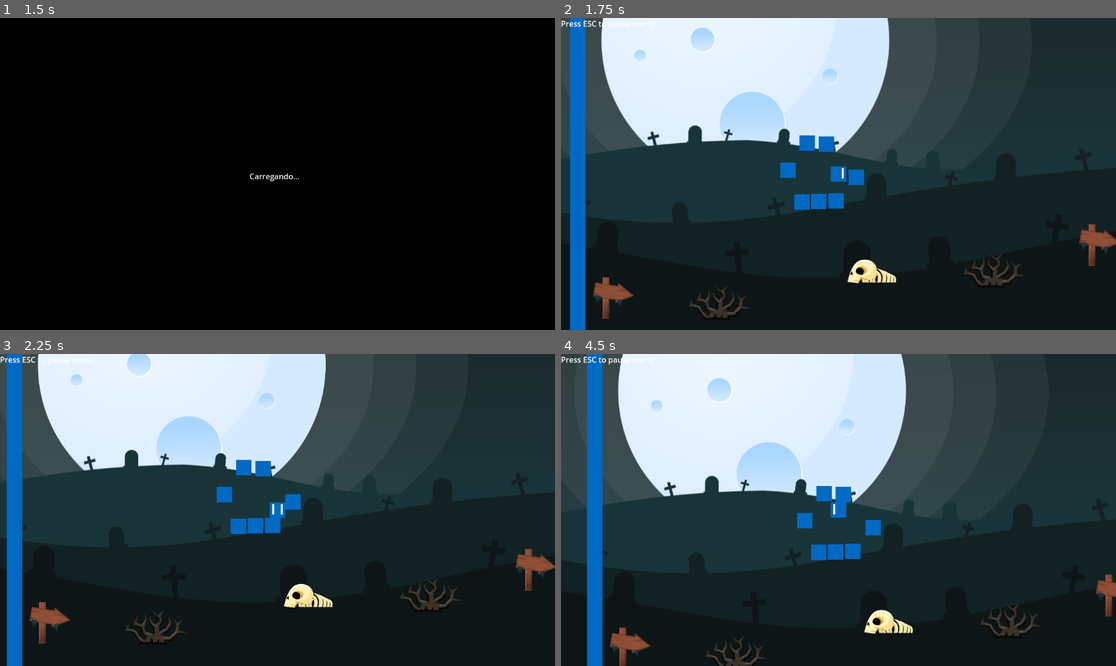
Above: before the commit, frames 1-4 (two rows, left to right).
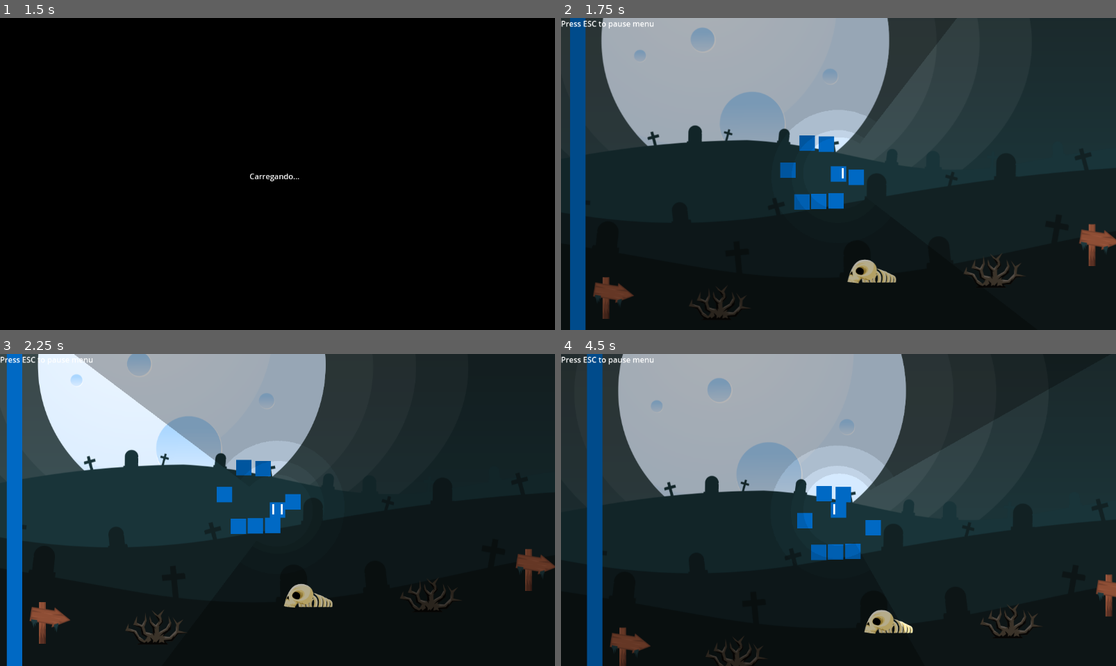
Above: after the commit, the same moments.

Repository: gsmereka/42-Game-Jam
Game: Godot game, scene res://Scenes/UI/Menu/menu.tscn
The game is run twice, just before and just after one commit, with the same random seed, the same clock (stepped at 60 frames per second) and the same inputs.
Inputs (mouse positions are in pixels of both pictures, inside the frame that each line leads up to):
- Up to frame 1 (1.5 s): click "Iniciar" at 0.5 s; tap Enter at 1.25 s; move the mouse to (399, 158) at 1.27 s; hold Right (ui_right) from 1.28 s (still down)
- Up to frame 2 (1.75 s): keep holding Right (ui_right)
- Up to frame 3 (2.25 s): move the mouse to (166, 525) at 2.02 s; release Right (ui_right) at 2.03 s; hold Down (ui_down) from 2.03 s (still down)
- Up to frame 4 (4.5 s): tap Space at 2.75, 4.25 s; move the mouse to (894, 441) at 2.77 s; release Down (ui_down) at 2.78 s; hold Right (ui_right) 2.78-3.53 s; tap Enter at 3.5 s; move the mouse to (810, 572) at 3.52 s; hold Up (ui_up) 3.53-4.28 s; move the mouse to (1005, 556) at 4.27 s; hold Left (ui_left) from 4.28 s (still down)

Frame 1 is identical in both runs. In frame 2, 23% of the frame differs, in the area x 1-61%, y 0-100%; in frame 3, 12%; in frame 4, 24%, in the area x 4-63%, y 0-100%.

Commit message:
Feat: add fov feature

Diff:
--- /dev/null
+++ b/Scenes/Game/characters/Player/Fov/fov.tscn
@@ -0,0 +1,61 @@
+[gd_scene load_steps=5 format=3 uid="uid://dkxgujoced2xr"]
+
+[ext_resource type="Texture2D" uid="uid://d20b5ximn260m" path="res://Assets/Utils/cw.png" id="1_dkggu"]
+[ext_resource type="Texture2D" uid="uid://c8h1c6jc3gp4x" path="res://Assets/Utils/light.png" id="3_y4uqo"]
+
+[sub_resource type="OccluderPolygon2D" id="OccluderPolygon2D_ipuyi"]
+closed = false
+polygon = PackedVector2Array(0, 0, 1000, 0)
+
+[sub_resource type="OccluderPolygon2D" id="OccluderPolygon2D_67hjq"]
+closed = false
+polygon = PackedVector2Array(0, -5, 0, 5)
+
+[node name="FOV" type="Node2D"]
+
+[node name="small_l" type="PointLight2D" parent="."]
+position = Vector2(-10, 0)
+blend_mode = 2
+range_item_cull_mask = 8
+shadow_enabled = true
+shadow_item_cull_mask = 8
+texture = ExtResource("1_dkggu")
+offset = Vector2(10, 0)
+texture_scale = 0.15
+
+[node name="small_l2" type="PointLight2D" parent="."]
+position = Vector2(-10, 0)
+blend_mode = 2
+range_item_cull_mask = 8
+shadow_enabled = true
+shadow_item_cull_mask = 8
+texture = ExtResource("3_y4uqo")
+offset = Vector2(10, 0)
+texture_scale = 1.5
+
+[node name="big_l" type="PointLight2D" parent="."]
+light_mask = 3
+visibility_layer = 3
+position = Vector2(34, 0)
+blend_mode = 2
+range_item_cull_mask = 8
+shadow_enabled = true
+shadow_item_cull_mask = 8
+texture = ExtResource("1_dkggu")
+texture_scale = 3.0
+
+[node name="left" type="LightOccluder2D" parent="."]
+position = Vector2(0, -5)
+rotation = -0.785398
+occluder = SubResource("OccluderPolygon2D_ipuyi")
+occluder_light_mask = 8
+
+[node name="right" type="LightOccluder2D" parent="."]
+position = Vector2(0, 5)
+rotation = 0.785398
+occluder = SubResource("OccluderPolygon2D_ipuyi")
+occluder_light_mask = 8
+
+[node name="LightOccluder2D" type="LightOccluder2D" parent="."]
+occluder = SubResource("OccluderPolygon2D_67hjq")
+occluder_light_mask = 8
--- a/Scenes/Game/characters/Player/player.tscn
+++ b/Scenes/Game/characters/Player/player.tscn
@@ -1,12 +1,26 @@
-[gd_scene load_steps=6 format=3 uid="uid://bffcrsi3nfqqb"]
+[gd_scene load_steps=11 format=3 uid="uid://bffcrsi3nfqqb"]
 
 [ext_resource type="Script" uid="uid://bpgw1tdp35qy7" path="res://Scenes/Game/characters/Player/player.gd" id="1_hpoch"]
 [ext_resource type="Texture2D" uid="uid://x4gj4jhbggwf" path="res://Assets/player/side.png" id="1_yu1hh"]
 [ext_resource type="PackedScene" uid="uid://c1diffaf2650k" path="res://Scenes/StateMachine/state_manager.tscn" id="3_42rbx"]
 [ext_resource type="Script" uid="uid://cr2u3xjfuoink" path="res://Scenes/Game/characters/state_move.gd" id="4_awq5b"]
+[ext_resource type="Texture2D" uid="uid://d20b5ximn260m" path="res://Assets/Utils/cw.png" id="5_42rbx"]
+[ext_resource type="Texture2D" uid="uid://c8h1c6jc3gp4x" path="res://Assets/Utils/light.png" id="6_awq5b"]
 
 [sub_resource type="RectangleShape2D" id="RectangleShape2D_kkasu"]
 size = Vector2(32, 32)
+
+[sub_resource type="OccluderPolygon2D" id="OccluderPolygon2D_ipuyi"]
+closed = false
+polygon = PackedVector2Array(0, 0, 1000, 0)
+
+[sub_resource type="OccluderPolygon2D" id="OccluderPolygon2D_67hjq"]
+closed = false
+polygon = PackedVector2Array(0, -5, 0, 5)
+
+[sub_resource type="CanvasItemMaterial" id="CanvasItemMaterial_42rbx"]
+blend_mode = 2
+light_mode = 2
 
 [node name="Player" type="CharacterBody2D"]
 script = ExtResource("1_hpoch")
@@ -20,8 +34,92 @@
 [node name="StateManager" parent="." node_paths=PackedStringArray("initial_state") instance=ExtResource("3_42rbx")]
 initial_state = NodePath("StateMove")
 
-[node name="StateMove" type="Node2D" parent="StateManager" node_paths=PackedStringArray("player")]
+[node name="StateMove" type="Node2D" parent="StateManager" node_paths=PackedStringArray("player", "fov")]
 script = ExtResource("4_awq5b")
 player = NodePath("../..")
+fov = NodePath("../../FOV")
 
 [node name="Camera2D" type="Camera2D" parent="."]
+
+[node name="FOV" type="Node2D" parent="."]
+
+[node name="small_l" type="PointLight2D" parent="FOV"]
+position = Vector2(-10, 0)
+blend_mode = 2
+range_item_cull_mask = 8
+shadow_enabled = true
+shadow_item_cull_mask = 8
+texture = ExtResource("5_42rbx")
+offset = Vector2(10, 0)
+texture_scale = 0.15
+
+[node name="small_l2" type="PointLight2D" parent="FOV"]
+position = Vector2(-10, 0)
+blend_mode = 2
+range_item_cull_mask = 8
+shadow_enabled = true
+shadow_item_cull_mask = 8
+texture = ExtResource("6_awq5b")
+offset = Vector2(10, 0)
+texture_scale = 1.5
+
+[node name="big_l" type="PointLight2D" parent="FOV"]
+light_mask = 3
+visibility_layer = 3
+position = Vector2(34, 0)
+blend_mode = 2
+range_item_cull_mask = 8
+shadow_enabled = true
+shadow_item_cull_mask = 8
+texture = ExtResource("5_42rbx")
+texture_scale = 3.0
+
+[node name="left" type="LightOccluder2D" parent="FOV"]
+position = Vector2(0, -5)
+rotation = -0.785398
+occluder = SubResource("OccluderPolygon2D_ipuyi")
+occluder_light_mask = 8
+
+[node name="right" type="LightOccluder2D" parent="FOV"]
+position = Vector2(0, 5)
+rotation = 0.785398
+occluder = SubResource("OccluderPolygon2D_ipuyi")
+occluder_light_mask = 8
+
+[node name="LightOccluder2D" type="LightOccluder2D" parent="FOV"]
+occluder = SubResource("OccluderPolygon2D_67hjq")
+occluder_light_mask = 8
+
+[node name="Shadows" type="CanvasGroup" parent="."]
+self_modulate = Color(1, 1, 1, 0.290196)
+z_index = 2
+
+[node name="Shadow" type="ColorRect" parent="Shadows"]
+anchors_preset = 15
+anchor_right = 1.0
+anchor_bottom = 1.0
+offset_left = -789.0
+offset_top = -585.0
+offset_right = 980.0
+offset_bottom = 543.0
+grow_horizontal = 2
+grow_vertical = 2
+size_flags_horizontal = 4
+size_flags_vertical = 4
+color = Color(0, 0, 0, 1)
+
+[node name="Mask" type="ColorRect" parent="Shadows"]
+light_mask = 8
+visibility_layer = 8
+material = SubResource("CanvasItemMaterial_42rbx")
+anchors_preset = 15
+anchor_right = 1.0
+anchor_bottom = 1.0
+offset_left = -789.0
+offset_top = -585.0
+offset_right = 980.0
+offset_bottom = 543.0
+grow_horizontal = 2
+grow_vertical = 2
+size_flags_horizontal = 4
+size_flags_vertical = 4
--- a/Scenes/Game/characters/state_move.gd
+++ b/Scenes/Game/characters/state_move.gd
@@ -1,9 +1,11 @@
 extends State
 
 @export var player : Player
+@export var fov : Node2D
 
 func Physics_Update(delta):
 		move(delta)
+		fov.look_at(get_global_mouse_position())
 
 func manageSprites(vector: Vector2) -> void:
 	if (vector == Vector2.ZERO):
Binary file added: Assets/Utils/cw.png
Not shown, added: Assets/Utils/cw.png.import
Binary file added: Assets/Utils/cw2.png
Not shown, added: Assets/Utils/cw2.png.import
Binary file added: Assets/Utils/light.png
Not shown, added: Assets/Utils/light.png.import
Binary file added: Assets/Utils/light2.png
Not shown, added: Assets/Utils/light2.png.import
